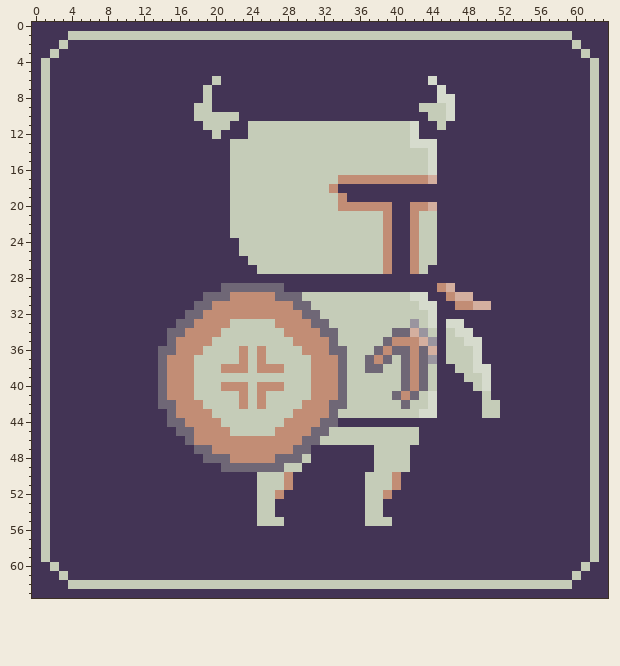
File history of a pixel-art sprite, assets/raw/player.png. Above: the version before the commit.
The file is 64x64 pixels.
The same view after the edit:
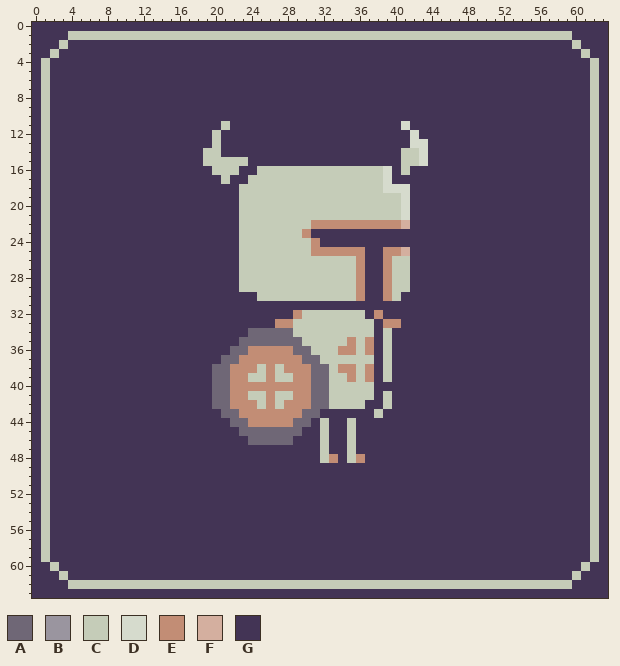
Palette (. is transparent): A #6f6776  B #9a959f  C #c5ccb8  D #d6dbcd  E #c28d75  F #d4af9f  G #433455
The edit:
Changed rows in their new state; - is an unchanged pixel.
first column x 14:
 6 ------G-----------------------G-------
 7 -----G-------------------------G------
 8 -----G-------------------------GG-----
 9 ----GG-----------------------GGGG-----
10 ----GGGGG---------------------GGG-----
11 -----GG---GGGGGGGGGGGGGGGGGDG--G------
12 ----------GGGGGGGGGGGGGGGGGG----------
13 ------C-GGGGGGGGGGGGGGGGGGGG--G-------
14 -----CC-GGGGGGGGGGGGGGGGGGG--DG-------
15 -----CCC--GGGGGGGGGGGGGGGGG--DG-------
16 ------CC-GG--------------DG-GGG-------
17 -------CGG----------CCCCCDGGGGG-------
18 --------G----------CCCCCCDDD----------
19 --------G-----------CCCCCCCD----------
20 --------G-----------CCCCCCCDGGG-------
21 --------G----------------CCDGGG-------
22 --------G--------EEEEEEEE-EFGGG-------
23 --------G-------EGGGGGGGGG--GGG-------
24 -----------------EGGGGGGGG--GGG-------
25 -----------------EEEEEEGG-EFGGG-------
26 ---------C------------EGG-CCGGG-------
27 ---------CC-----------EGG-CCGG--------
28 ---------CCCCCCCCCCCCCE--ECC----------
29 -------GGCCCCCCCCCCCCCE--ECC---GG-----
30 -----GGGGGGCCCCC------EGGE-GGG--GGG---
31 ----GGGGGGGGGGGGGGGGGGGGGGGGGGG--GGGG-
32 ---GGGGGGGGGGGG-CC-----GEGGGGGG-------
33 --GGGGGGGGGGG--CCCC-----GEEGGGG-GG----
34 -GGGGGGGGGAAAAACCCCC----G-GGGGG-GGG---
35 -GGGGGGGGAAAAAAACCCC-E-EGCGGGGG-GGGG--
36 GGGGGGGGAAE-EEEAACCCEE-EGCGGGGG-GGGG--
37 GGGGGGGAA-E-EEEEAACCC--CGCGGGGG-GGGG--
38 GGGGGGAA--EC-CEEEAACEE-EG-GGGGG--GGGG-
39 GGGGGGAAEE--E--EEAACCE-EG-GGGGG---GGG-
40 GGGGGGAA--E---EEEAACC---GGGGGGG----GG-
41 GGGGGGAAE--CE--EEAACC---G-GGGGG-----G-
42 GGGGGGAAE-ECE-EE-AACC--GG-GGGGG-----GG
43 -GGGGGGAAEEEEEE-AAGGGGGG-GGGGGG-----GG
44 -GGGGGGGAAEEEE-AAGCG-C----------------
45 --GGGGGGGAAAAAAAGGCGG-GGGGGGG---------
46 ---GGGGGGGAAAAAGGG-GG-GGGGGGG---------
47 ----GGGGGGGGGGGGG-C--C--GGGG----------
48 -----GGGGGGGGGGGG-CE-CE-GGGG----------
49 -------GGGGGGGGG--------GGGG----------
50 -----------GGGG--------GGGG-----------
51 -----------GGGG--------GGGG-----------
52 -----------GGG---------GGG------------
53 -----------GG----------GG-------------
54 -----------GG----------GG-------------
55 -----------GGG---------GGG------------
Changed places in both pictures, as pixel boxes (x1, y1, x2, y2):
changed: (158, 76, 500, 526)
